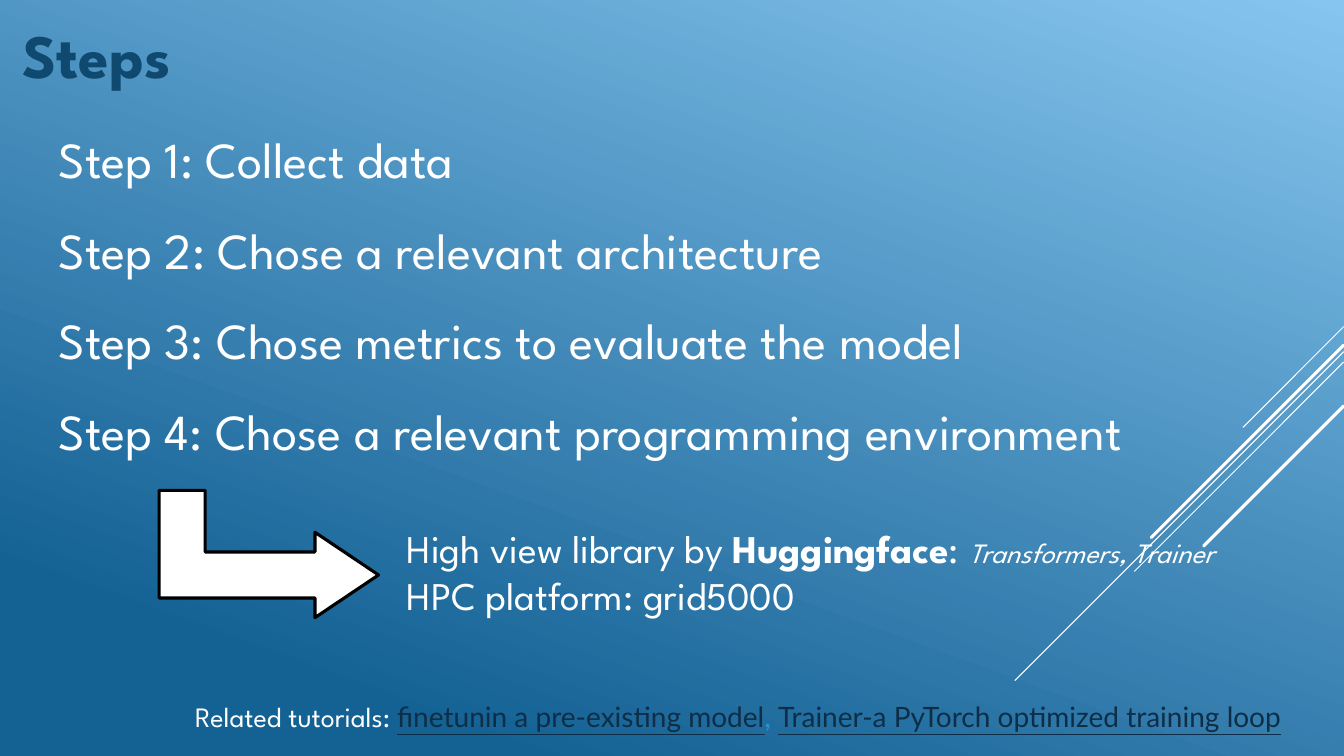
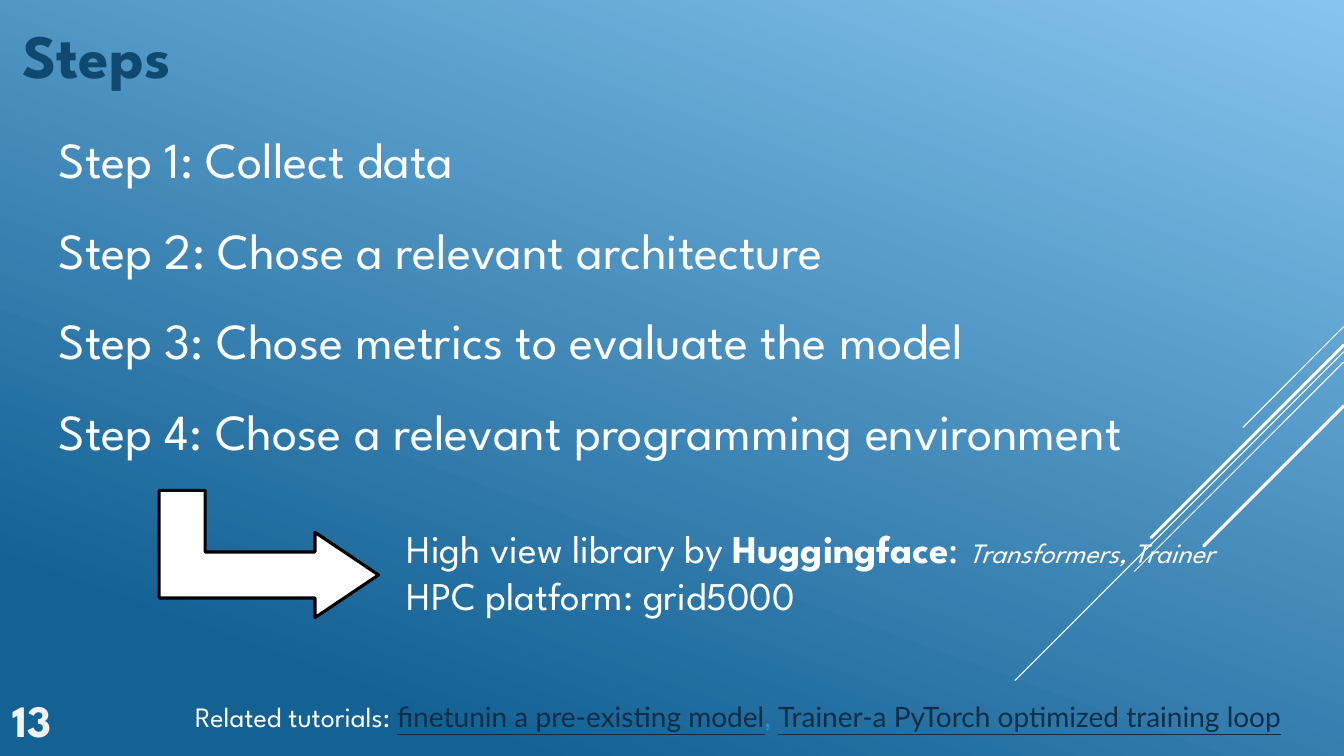
Before and after one commit to GeckSpy/IPdf2Latex, a slide deck: slide 13 of Presentation/Final presentation.pptx. Drawn at 1344x756 pixels with LibreOffice and Linux fonts; fonts in the diff are those of the drawing. Boxes give left, top, right and bottom in pixels: in the first picture for what was removed or moved away, otherwise in the second. Text is boxed around its words. In the diff, an @@ line names an element or a change of style, - is before the commit and + after.

```diff
--- a/Presentation/Final presentation.pptx
+++ b/Presentation/Final presentation.pptx
@@ text added at [13,707,52,738], 32 pt, text #F2F2F2, bold @@
+13
```
Also in this commit, not shown: 17 other slides changed, 2 slides added, 1 slide removed, 2 other files.
